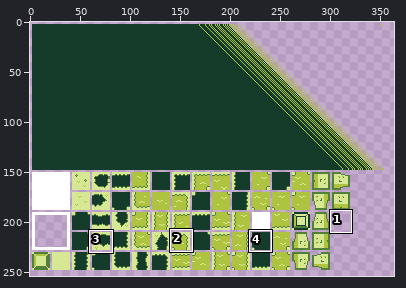
Edited in one commit: sprite sheet (Assets/Resources/Atlases/inGameAtlas.png). Above: a wide view before the commit, with the close-up outlined.
Close-up. Before the edit:
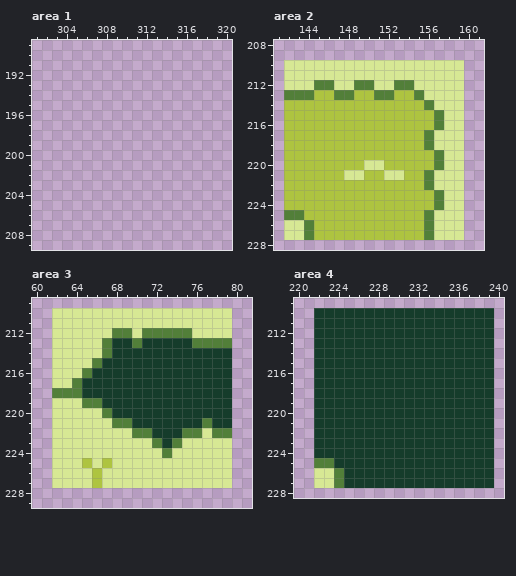
The file is 512x256 pixels. Colours within 5 levels of each other are drawn and written as one. Shown: area 1: x 301..320, y 189..209; area 2: x 141..161, y 208..228; area 3: x 60..81, y 209..229; area 4: x 220..240, y 209..228. The wide view leaves out empty margins. The commit also changed other parts of the picture, which this record leaves out.
After:
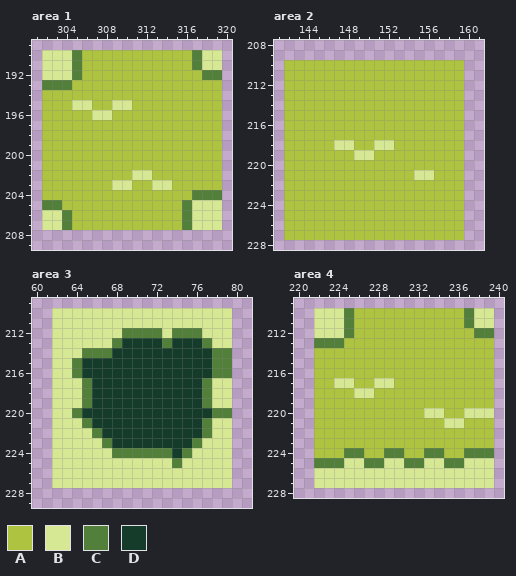
Palette (. is transparent): A #aec440  B #d7e894  C #527f39  D #153c2b
Changes in this commit:
Changed rows in their new state; - is an unchanged pixel.
Area 1:
first column x 302:
190 BBBCAAAAAAAAAAACBB
191 BBBCAAAAAAAAAAACBB
192 BBBCAAAAAAAAAAAACC
193 CCCAAAAAAAAAAAAAAA
194 AAAAAAAAAAAAAAAAAA
195 AAABBAABBAAAAAAAAA
196 AAAAABBAAAAAAAAAAA
197 AAAAAAAAAAAAAAAAAA
198 AAAAAAAAAAAAAAAAAA
199 AAAAAAAAAAAAAAAAAA
200 AAAAAAAAAAAAAAAAAA
201 AAAAAAAAAAAAAAAAAA
202 AAAAAAAAABBAAAAAAA
203 AAAAAAABBAABBAAAAA
204 AAAAAAAAAAAAAAACCC
205 CCAAAAAAAAAAAACBBB
206 BBCAAAAAAAAAAACBBB
207 BBCAAAAAAAAAAACBBB
Area 2:
first column x 142:
210 AAAAAAAAAAAAAAAAAA
211 AAAAAAAAAAAAAAAAAA
212 AAAAAAAAAAAAAAAAAA
213 AAA--AA--AA--AAAAA
214 --------------AAAA
215 ---------------AAA
216 ---------------AAA
217 --------------AAAA
218 -----BB--BB---AAAA
219 -------BB------AAA
220 --------AA-----AAA
221 ------AA--AA-BBAAA
222 --------------AAAA
223 ---------------AAA
224 ---------------AAA
225 AA------------AAAA
226 AAA-----------AAAA
227 AAA-----------AAAA
Area 3:
first column x 62:
212 ------B-C--B--C---
213 -----BC-D--C--D-BB
214 ---CC-----------CC
215 --CDD-----------CC
216 --CD------------CC
217 --BC-----------CBB
218 BBBC-----------CBB
219 ----D----------CBB
220 --CDDD----------CC
221 ---CDDDD--------BB
222 ----CDDDDD---DDCBB
223 -----CDDDDD-DDC---
224 ------CCCCC-DC----
225 ---B-B------C-----
226 ----B-------------
227 ----B-------------
Area 4:
first column x 222:
210 BBBCAAAAAAAAAAACBB
211 BBBCAAAAAAAAAAACBB
212 BBBCAAAAAAAAAAAACC
213 CCCAAAAAAAAAAAAAAA
214 AAAAAAAAAAAAAAAAAA
215 AAAAAAAAAAAAAAAAAA
216 AAAAAAAAAAAAAAAAAA
217 AABBAABBAAAAAAAAAA
218 AAAABBAAAAAAAAAAAA
219 AAAAAAAAAAAAAAAAAA
220 AAAAAAAAAAABBAABBB
221 AAAAAAAAAAAAABBAAA
222 AAAAAAAAAAAAAAAAAA
223 AAAAAAAAAAAAAAAAAA
224 AAACCAACCAACCAACCC
225 --CBBCCBBCCBBCCBBB
226 --BBBBBBBBBBBBBBBB
227 --BBBBBBBBBBBBBBBB
Changed places in both close-ups, as pixel boxes (x1, y1, x2, y2):
added: (42, 50, 222, 230)
changed: (284, 60, 464, 240)
changed: (52, 328, 232, 488)
changed: (314, 308, 494, 488)
